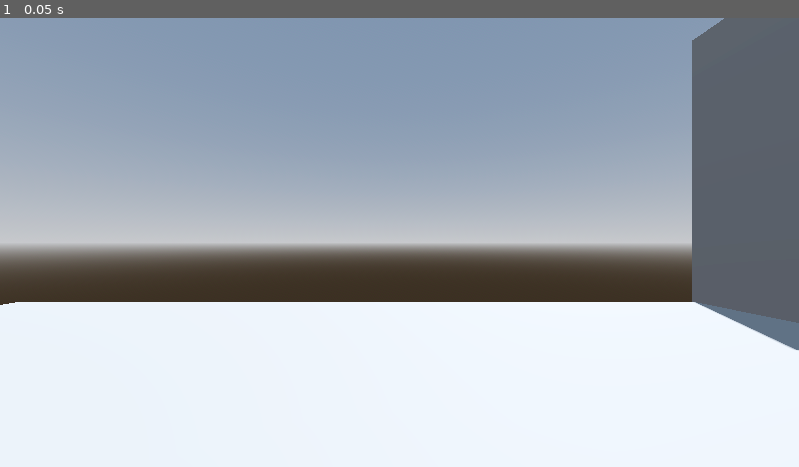
Above: before the commit, frame 1.
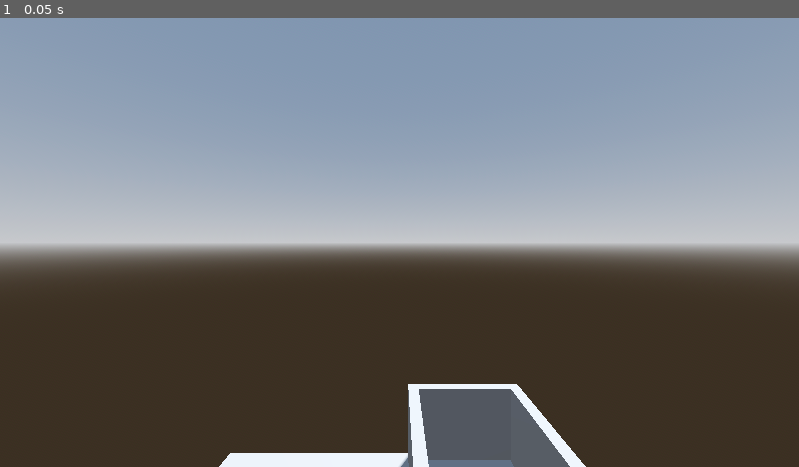
Above: after the commit, the same moment.

Repository: AdilDevStuff/PlayAtCamPos
Game: Godot game, scene res://Demo/demo_scene.tscn
Two runs of this game, one before a commit and one after it. Both use one fixed random seed, a clock stepped at 60 frames per second and the inputs below.
Inputs:
- Up to frame 1 (0.05 s): no input

The runs differ from the first frame. In frame 1, 44% of the frame differs, in the area x 0-100%, y 0-100%.

Commit message:
Removed Project Settings Code

Diff:
--- a/Demo/demo_scene.tscn
+++ b/Demo/demo_scene.tscn
@@ -54,7 +54,7 @@
 size = Vector3(11, 8, 1)
 
 [node name="Player" type="CharacterBody3D" parent="."]
-transform = Transform3D(1, 0, 0, 0, 1, 0, 0, 0, 1, -4.35342, 1.5, 1.00111)
+transform = Transform3D(1, 0, 0, 0, 1, 0, 0, 0, 1, 2.62967, 21.2055, 22.7759)
 metadata/_edit_group_ = true
 
 [node name="MeshInstance3D" type="MeshInstance3D" parent="Player"]
Not shown, changed: addons/PlayAtCamPos/scripts/plugin.gd
